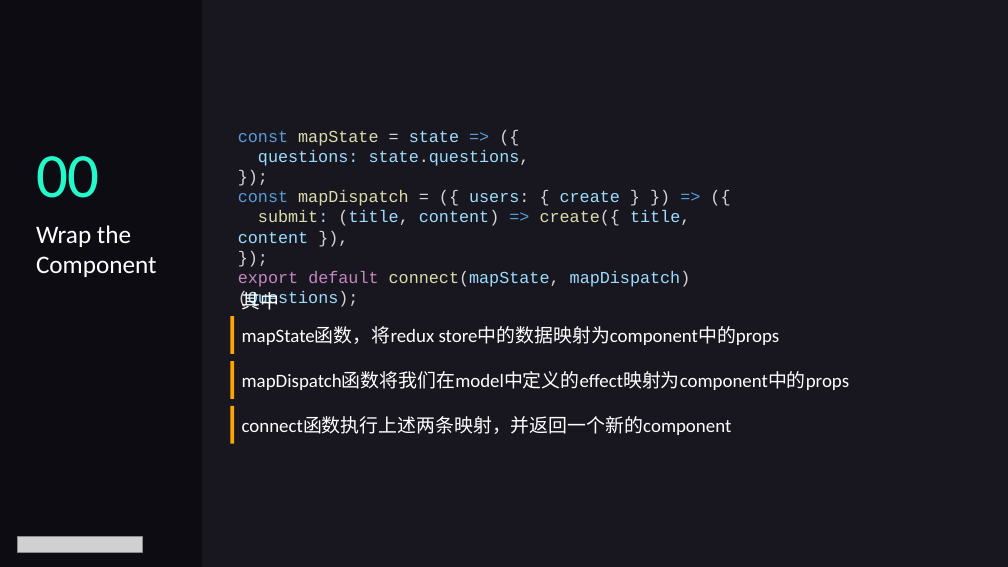
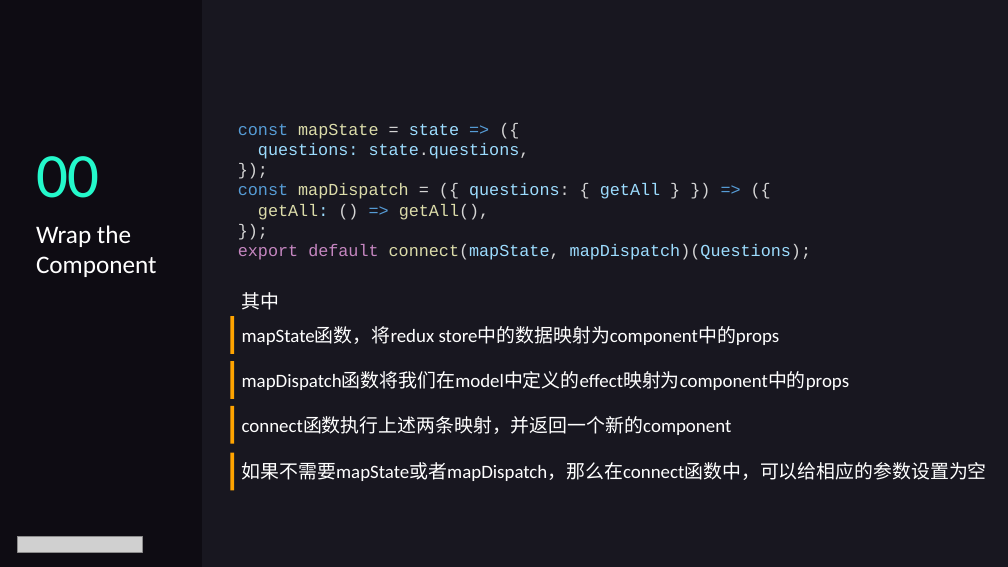
Before and after one commit to luqiuyuan/reactjs_course, a slide deck: slide 7 of lectures/lecture05.pptx (slide 6 before the commit). Drawn at 1008x567 pixels with LibreOffice and Linux fonts; fonts in the diff are those of the drawing; grey boxes stand for pictures. Boxes give left, top, right and bottom in pixels: in the first picture for what was removed or moved away, otherwise in the second. Text is boxed around its words. In the diff, an @@ line names an element or a change of style, - is before the commit and + after.

Commit message:
Add question create UI

```diff
--- a/lectures/lecture05.pptx
+++ b/lectures/lecture05.pptx
@@ text "const mapState = state => ...": place and size @@
-text "const mapState = state => ..." at (238,131,691,309)
+text "const mapState = state => ..." at (238,124,811,260)
@@ text at (238,183,660,220): text changed; text colour #9CDCFE to #DCDCAA @@
-const mapDispatch = ({ users: { create } }) => ({
-submit: (title, content) => create({ title, content }),
+const mapDispatch = ({ questions: { getAll } }) => ({
+getAll: () => getAll(),
@@ rectangle added at (231,453,234,491), fill #FFA400 @@
@@ text added at (242,462,987,481), 18 pt, text #FFFFFF @@
+如果不需要mapState或者mapDispatch，那么在connect函数中，可以给相应的参数设置为空
```
Also in this commit, not shown: 1 slide added, 5 other files.
